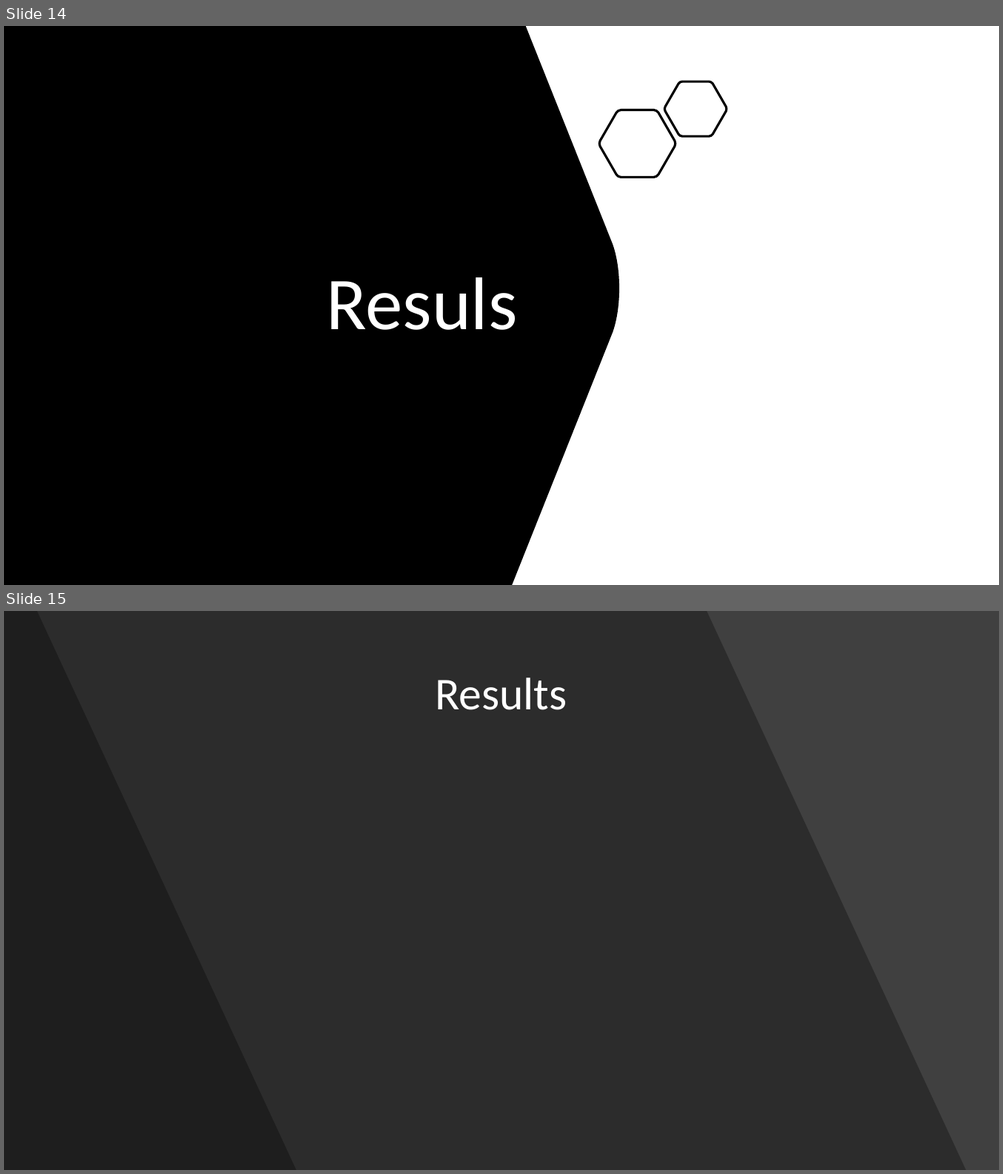
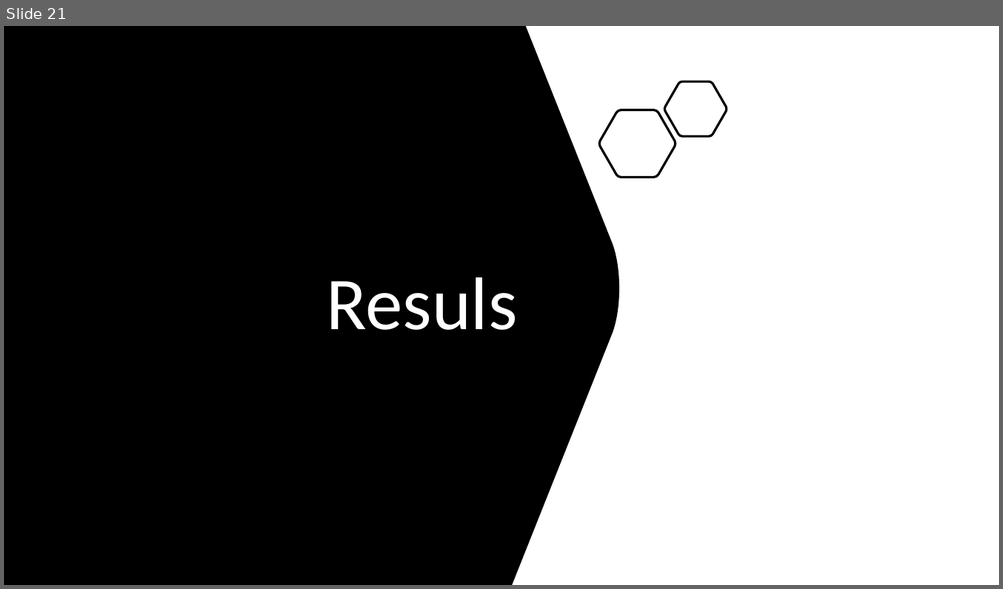
Before and after one commit to yl5741/ML-Proj, a slide deck: Heart Attack Analysis.pptx. Shown one above the other, each under a label of ours: slides 14 and 15 before the commit, slide 21 after it. The pictures are 1003x1174 and 1003x589 pixels, drawn with LibreOffice and Linux fonts; fonts in the diff are those of the drawing. Boxes give left, top, right and bottom in pixels: in the first picture for what was removed or moved away, otherwise in the second. Text is boxed around its words. In the diff, an @@ line names an element or a change of style, - is before the commit and + after.

```diff
--- a/Heart Attack Analysis.pptx
+++ b/Heart Attack Analysis.pptx
@@ slide 15 removed at box(4, 611, 999, 1170), background #404040 @@
@@ freeform shape removed at box(4, 611, 966, 1170) @@
@@ freeform shape removed at box(4, 611, 296, 1170) @@
@@ title removed at box(435, 678, 566, 710) @@
-Results
@@ what was slide 14 is now slide 21 @@
```
Also in this commit, not shown: 5 slides changed, 10 slides added, 2 other slides removed.
